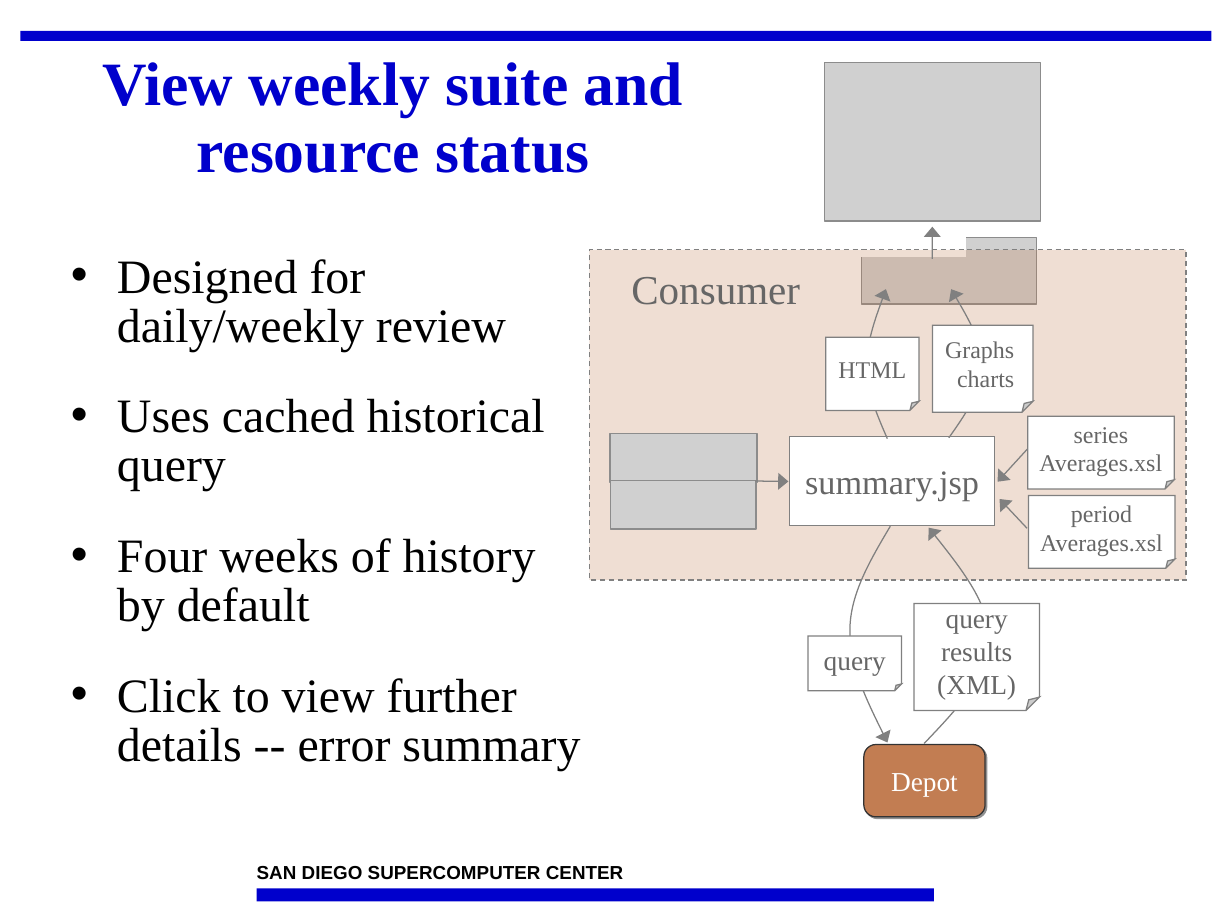
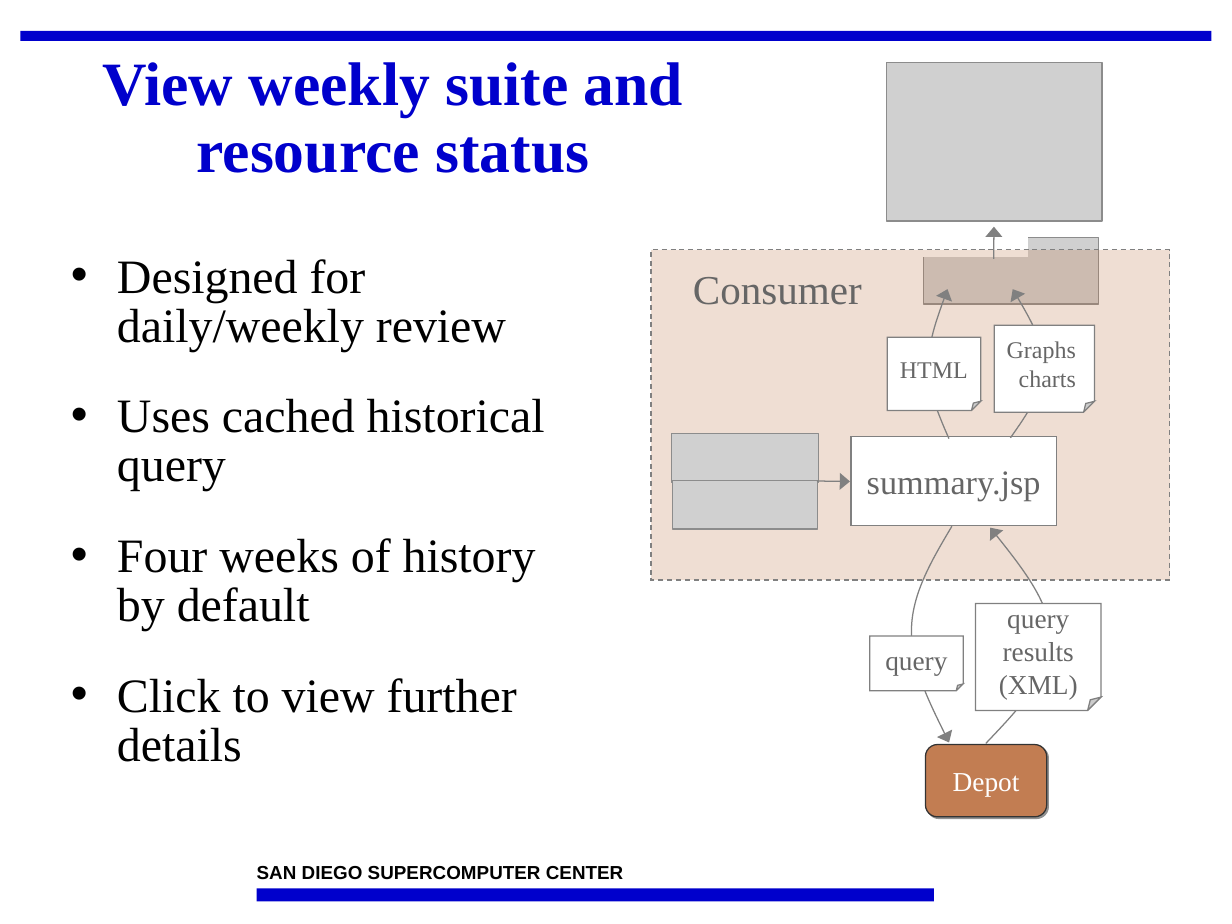
Before and after one commit to IncaProject/inca-xsede, a slide deck: slide 29 of talks/2008workshop/consumer.ppt. Drawn at 1232x924 pixels with LibreOffice and Linux fonts; fonts in the diff are those of the drawing; grey boxes stand for pictures; background and template pictures are left out. Boxes give left, top, right and bottom in pixels: in the first picture for what was removed or moved away, otherwise in the second. Text is boxed around its words. In the diff, an @@ line names an element or a change of style, - is before the commit and + after.

```diff
--- a/talks/2008workshop/consumer.ppt
+++ b/talks/2008workshop/consumer.ppt
@@ 4 pictures, 4 folded corners, 4 freeform shapes, 2 rectangles, 2 arrows, 1 rounded rectangle, 1 text: place and size @@
-4 pictures, 4 folded corners, 4 freeform shapes, 2 rectangles, 2 arrows, 1 rounded rectangle, 1 text at [610,63,1040,817]
+4 pictures, 4 folded corners, 4 freeform shapes, 2 rectangles, 2 arrows, 1 rounded rectangle, 1 text at [671,63,1101,817]
@@ rectangle: place and size @@
-rectangle at [589,250,1185,580]
+rectangle at [650,250,1169,580]
@@ folded corner removed at [1027,416,1174,489] @@
-series
-Averages.xsl
@@ arrow removed from (1027, 448) to (998, 482) @@
@@ arrow removed from (1027, 529) to (999, 499) @@
@@ folded corner removed at [1029,495,1175,568] @@
-period
-Averages.xsl
@@ text at [117,678,517,762]: text changed @@
-• Click to view further details -- error summary
+• Click to view further details
```
Also in this commit, not shown: 11 other slides changed, 1 slide removed.
